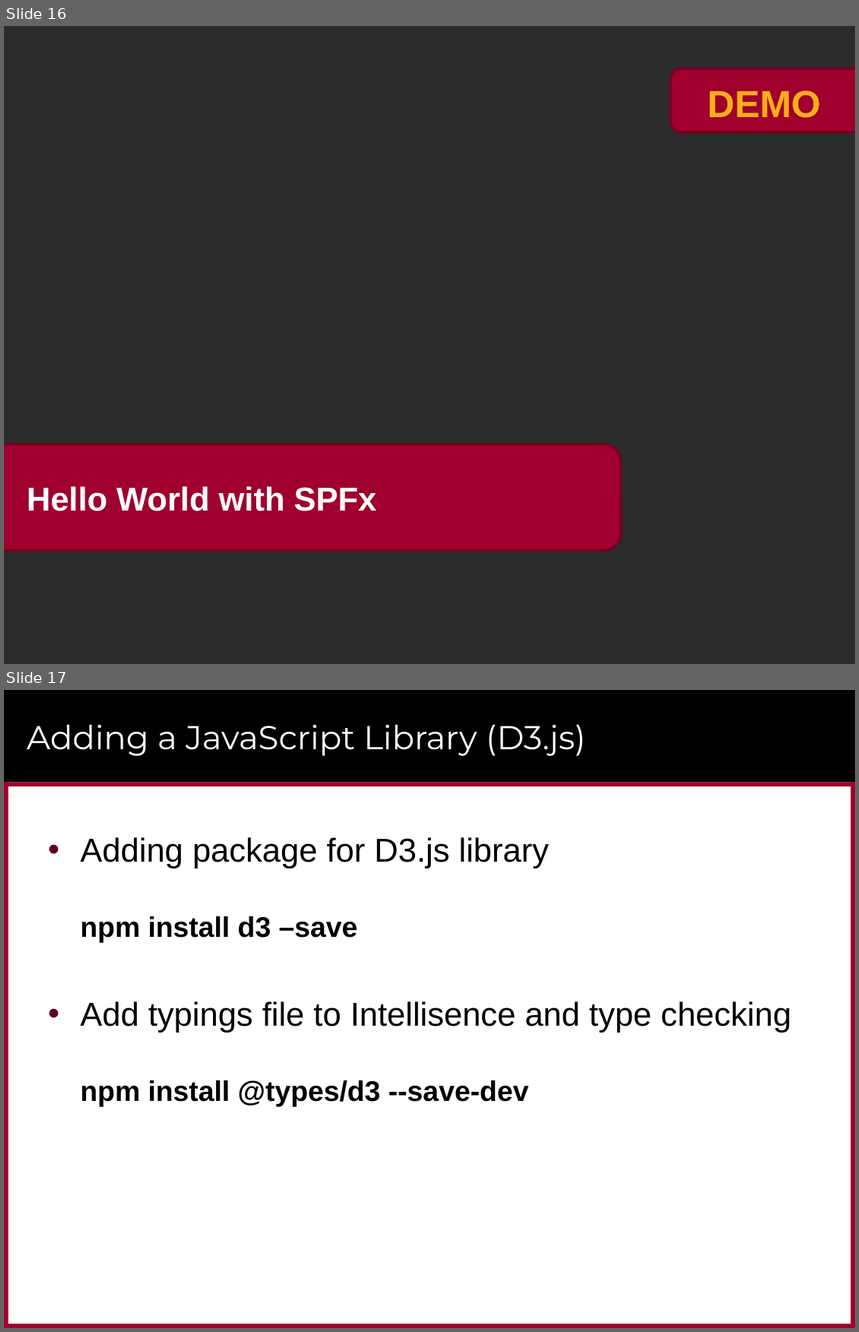
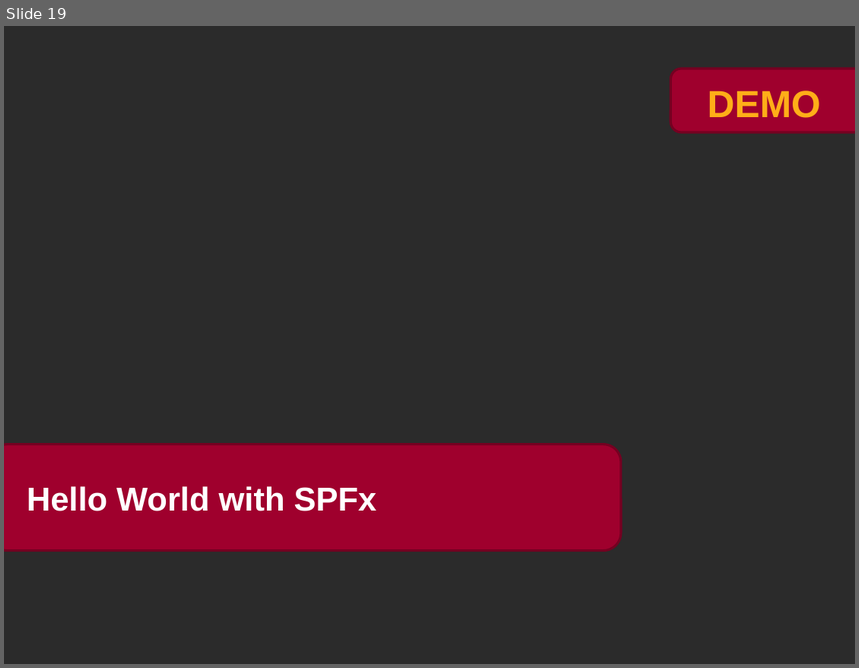
Before and after one commit to CriticalPathTraining/MSD365_Courseware, a slide deck: 04 SharePointFramework.pptx. Shown one above the other, each under a label of ours: slides 16 and 17 before the commit, slide 19 after it. The pictures are 859x1332 and 859x668 pixels, drawn with LibreOffice and Linux fonts; fonts in the diff are those of the drawing; background and template pictures are left out; a plain dark background stands for a picture behind light text. Boxes give left, top, right and bottom in pixels: in the first picture for what was removed or moved away, otherwise in the second. Text is boxed around its words. In the diff, an @@ line names an element or a change of style, - is before the commit and + after.

```diff
--- a/04 SharePointFramework.pptx
+++ b/04 SharePointFramework.pptx
@@ slide 17 removed at (x1=4, y1=690, x2=855, y2=1328), background #FFFFFF @@
@@ rectangle removed at (x1=4, y1=690, x2=855, y2=782) @@
@@ title removed at (x1=27, y1=724, x2=585, y2=756) @@
-Adding a JavaScript Library (D3.js)
@@ rectangle removed at (x1=4, y1=782, x2=855, y2=787) @@
@@ rectangle removed at (x1=4, y1=782, x2=9, y2=1328) @@
@@ rectangle removed at (x1=851, y1=782, x2=855, y2=1328) @@
@@ text removed at (x1=80, y1=837, x2=791, y2=1106) @@
-• Adding package for D3.js library
-  npm install d3 –save
-• Add typings file to Intellisence and type checking
-  npm install @types/d3 --save-dev
@@ rectangle removed at (x1=806, y1=1284, x2=839, y2=1315) @@
@@ rectangle removed at (x1=4, y1=1324, x2=855, y2=1328) @@
@@ what was slide 16 is now slide 19 @@
```
Also in this commit, not shown: 8 slides changed, 15 slides added, 9 other slides removed, 4 other files.
